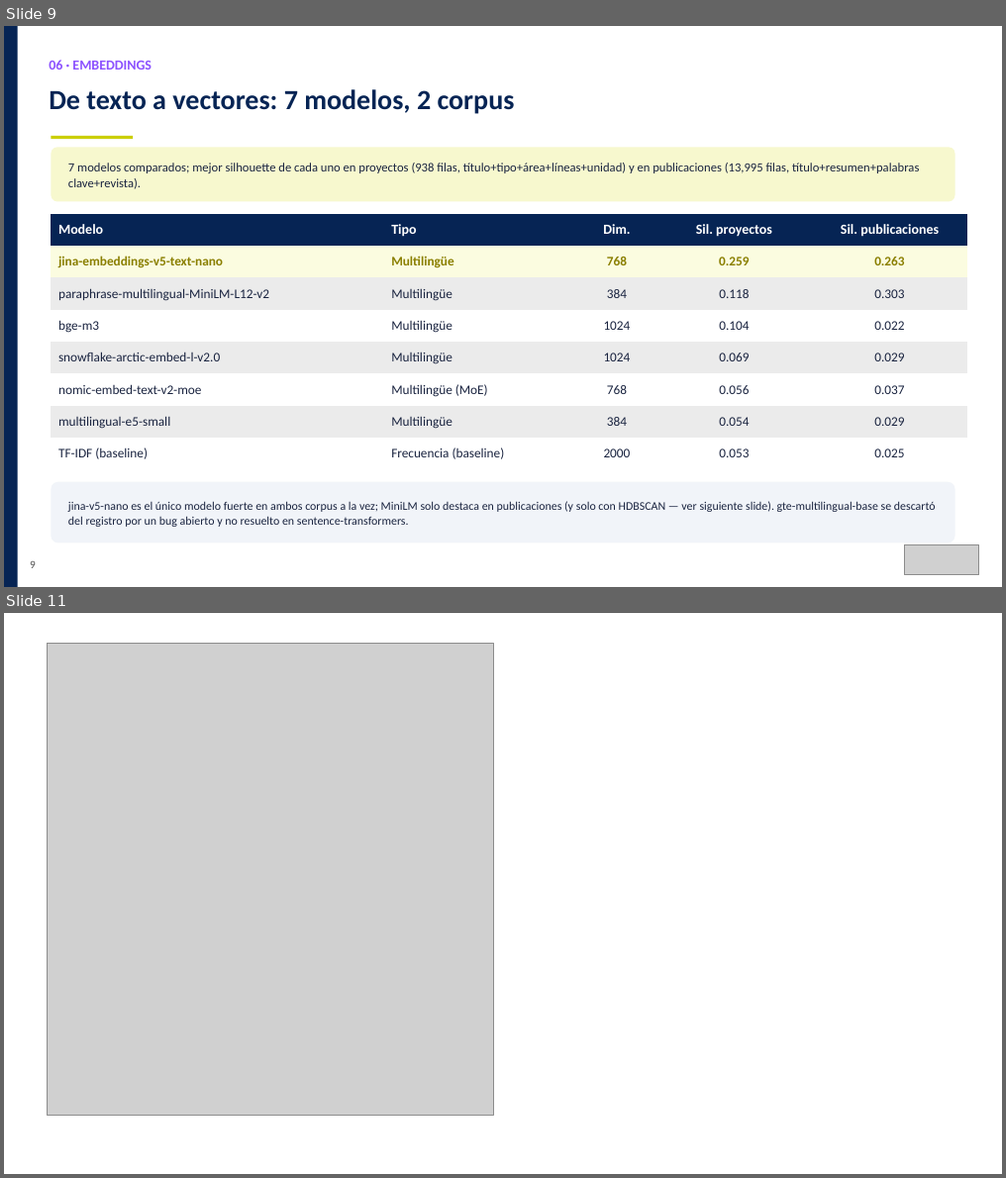
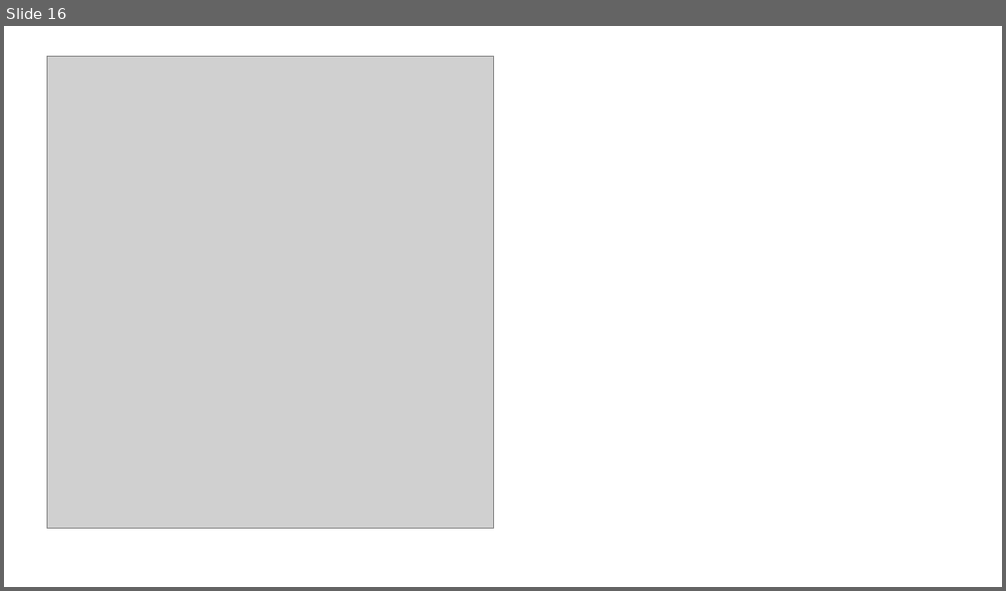
Before and after one commit to Instituto-Pulso-PUCP/LibroBlanco, a slide deck: Slides/Reu_15-08_Libro_Blanco.pptx. Shown one above the other, each under a label of ours: slides 9 and 11 before the commit, slide 16 after it; the slides between them are not shown. The pictures are 1006x1178 and 1006x591 pixels, drawn with LibreOffice and Linux fonts; fonts in the diff are those of the drawing; grey boxes stand for pictures. Boxes give left, top, right and bottom in pixels: in the first picture for what was removed or moved away, otherwise in the second. Text is boxed around its words. In the diff, an @@ line names an element or a change of style, - is before the commit and + after.

```diff
--- a/Slides/Reu_15-08_Libro_Blanco.pptx
+++ b/Slides/Reu_15-08_Libro_Blanco.pptx
@@ slide 9 removed at (4,26,1002,587), background #FFFFFF @@
@@ rectangle removed at (4,26,18,586) @@
@@ text removed at (49,60,152,70) @@
-06 · EMBEDDINGS
@@ text removed at (49,89,515,114) @@
-De texto a vectores: 7 modelos, 2 corpus
@@ rectangle removed at (51,136,133,139) @@
@@ rounded rectangle removed at (51,147,955,201) @@
@@ text removed at (68,163,919,189) @@
-7 modelos comparados; mejor silhouette de cada uno en proyectos (938 filas, título+tipo+área+líneas+unidad) y en publicaciones (13,995 filas, título+resumen+palabras clave+revista).
@@ table removed at (51,214,968,471), 8 rows, 5 columns @@
-Modelo | Tipo | Dim. | Sil. proyectos | Sil. publicaciones
-jina-embeddings-v5-text-nano | Multilingüe | 768 | 0.259 | 0.263
-paraphrase-multilingual-MiniLM-L12-v2 | Multilingüe | 384 | 0.118 | 0.303
-bge-m3 | Multilingüe | 1024 | 0.104 | 0.022
-snowflake-arctic-embed-l-v2.0 | Multilingüe | 1024 | 0.069 | 0.029
-nomic-embed-text-v2-moe | Multilingüe (MoE) | 768 | 0.056 | 0.037
-multilingual-e5-small | Multilingüe | 384 | 0.054 | 0.029
-TF-IDF (baseline) | Frecuencia (baseline) | 2000 | 0.053 | 0.025
@@ rounded rectangle removed at (51,482,955,543) @@
@@ text removed at (68,501,936,527) @@
-jina-v5-nano es el único modelo fuerte en ambos corpus a la vez; MiniLM solo destaca en publicaciones (y solo con HDBSCAN — ver siguiente slide). gte-multilingual-base se descartó del registro por un bug abierto y no resuelto en sentence-transformers.
@@ picture removed at (904,545,979,575) @@
@@ text removed at (30,562,36,569) @@
-9
@@ what was slide 11 is now slide 16 @@
```
Also in this commit, not shown: 6 slides changed, 7 slides added, 1 other slide removed, 15 other files.
